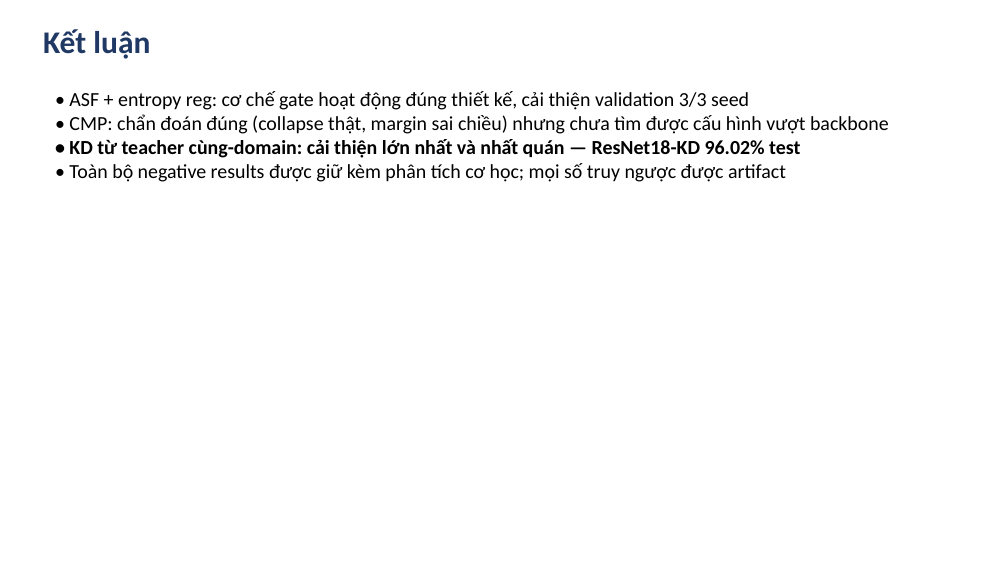
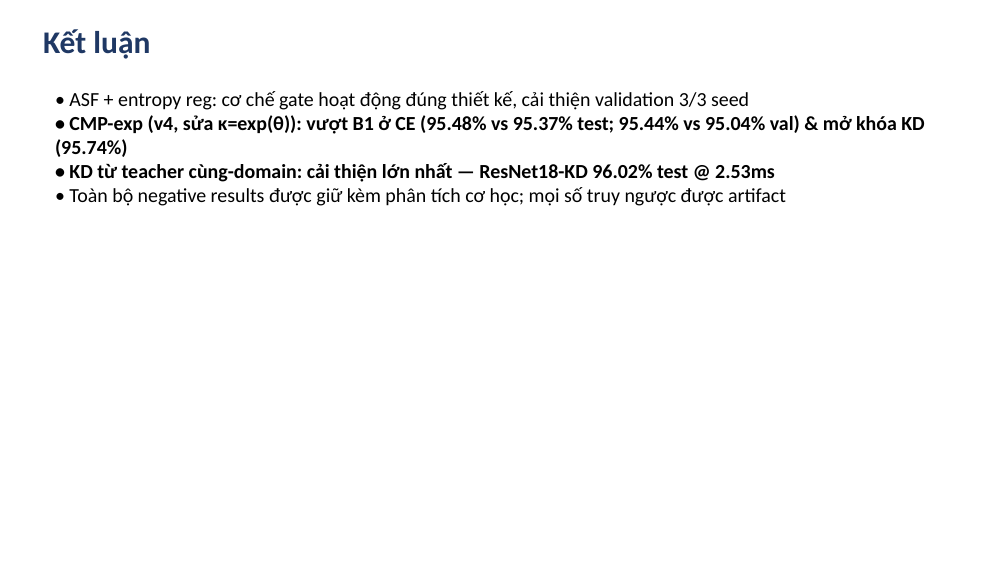
Before and after one commit to bangdang-ai-developer/kaggle-research, a slide deck: slide 19 of deliverables/Slides_cuoi_mon_NWPU_RESISC45.pptx (slide 18 before the commit). Drawn at 1008x567 pixels with LibreOffice and Linux fonts; fonts in the diff are those of the drawing. Boxes give left, top, right and bottom in pixels: in the first picture for what was removed or moved away, otherwise in the second. Text is boxed around its words. In the diff, an @@ line names an element or a change of style, - is before the commit and + after.

Commit message:
V4 (Huong A): Fix CMP logit_scale exp(theta), 3-seed Val+TEST evaluation, update deliverables/DOCX/PPTX/ZIP (125 validation checks PASS)

```diff
--- a/deliverables/Slides_cuoi_mon_NWPU_RESISC45.pptx
+++ b/deliverables/Slides_cuoi_mon_NWPU_RESISC45.pptx
@@ text at [55, 115, 924, 182]: text changed; bold on @@
-• CMP: chẩn đoán đúng (collapse thật, margin sai chiều) nhưng chưa tìm được cấu hình vượt backbone
-• KD từ teacher cùng-domain: cải thiện lớn nhất và nhất quán — ResNet18-KD 96.02% test
+• CMP-exp (v4, sửa κ=exp(θ)): vượt B1 ở CE (95.48% vs 95.37% test; 95.44% vs 95.04% val) & mở khóa KD (95.74%)
+• KD từ teacher cùng-domain: cải thiện lớn nhất — ResNet18-KD 96.02% test @ 2.53ms
```
Also in this commit, not shown: 2 other slides changed, 1 slide added, 35 other files.
